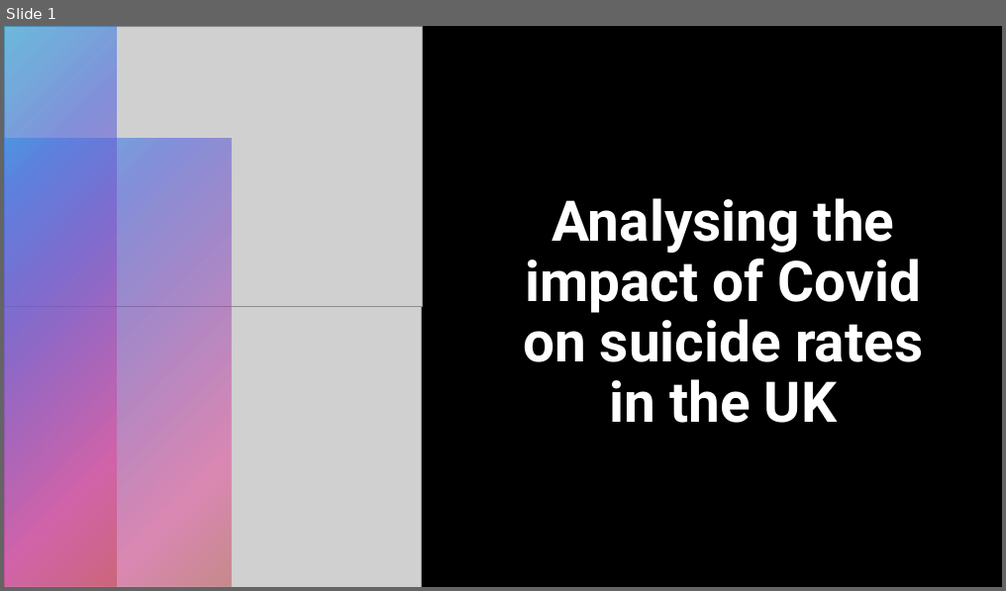
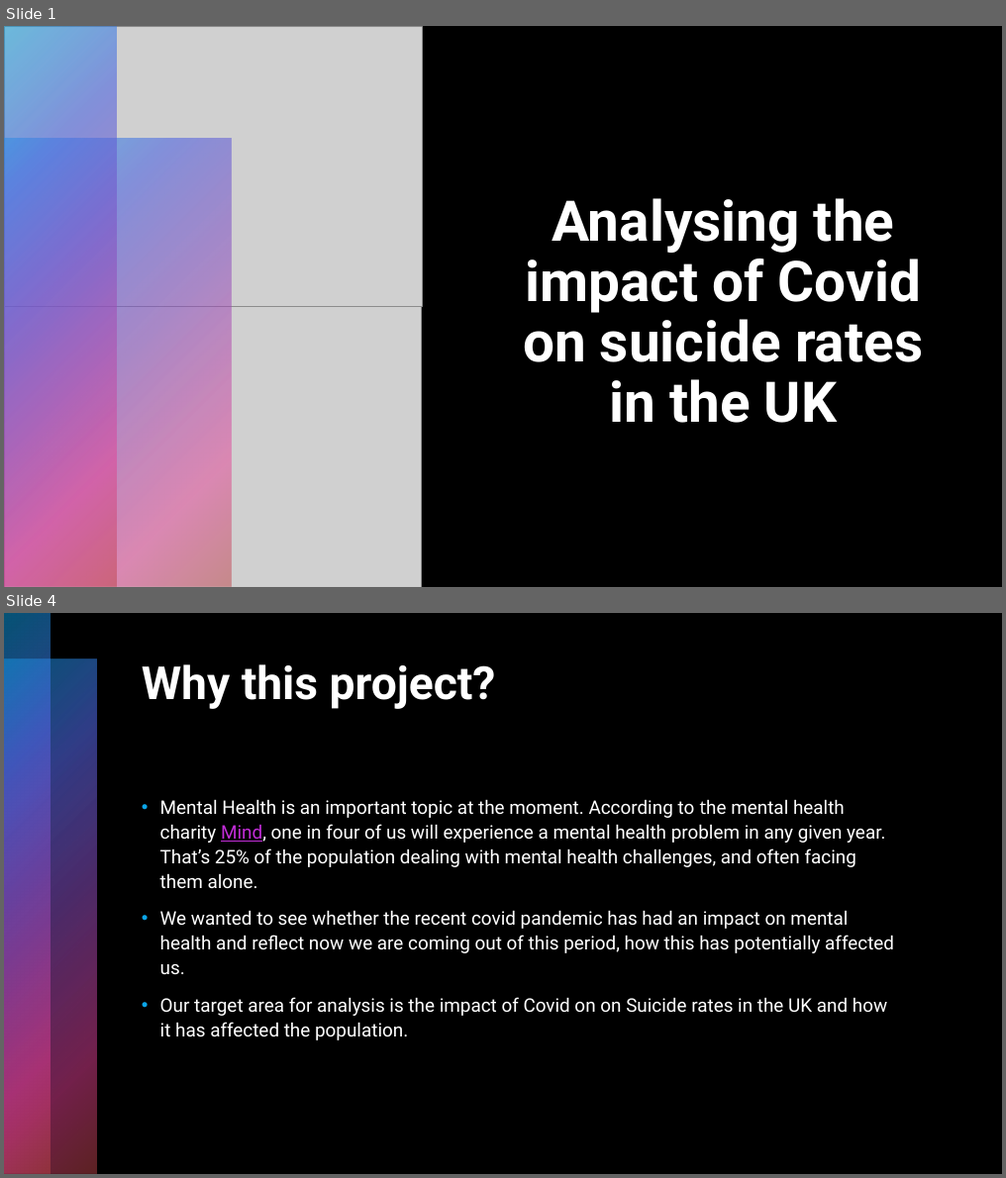
Before and after one commit to HJandu/Project_1_Covid19, a slide deck: Project 1 Presentation.pptx. Shown one above the other, each under a label of ours: slide 1 before the commit, slides 1 and 4 after it; the slides between them are not shown. The pictures are 1006x591 and 1006x1178 pixels, drawn with LibreOffice and Linux fonts; fonts in the diff are those of the drawing; grey boxes stand for pictures. Boxes give left, top, right and bottom in pixels: in the first picture for what was removed or moved away, otherwise in the second. Text is boxed around its words. In the diff, an @@ line names an element or a change of style, - is before the commit and + after.

```diff
--- a/Project 1 Presentation.pptx
+++ b/Project 1 Presentation.pptx
@@ slide 4 added at <box>4,613,1002,1174</box>, background #000000 @@
@@ rectangle added at <box>4,613,51,1174</box>, fill gradient #0BA5E8 to #5066E1 to #894EC0 to #E54196 to #BE4449 @@
@@ rectangle added at <box>4,660,97,1174</box>, fill gradient #0BA5E8 to #5066E1 to #894EC0 to #E54196 to #BE4449 @@
@@ title added at <box>142,664,496,709</box>, 44 pt, text #FFFFFF, bold @@
+Why this project?
@@ text added at <box>160,799,894,1041</box>, 18 pt, text #FFFFFF @@
+• Mental Health is an important topic at the moment. According to the mental health charity Mind, one in four of us will experience a mental health problem in any given year. That’s 25% of the population dealing with mental health challenges, and often facing them alone.
+• We wanted to see whether the recent covid pandemic has had an impact on mental health and reflect now we are coming out of this period, how this has potentially affected us.
+• Our target area for analysis is the impact of Covid on on Suicide rates in the UK and how it has affected the population.
```
Also in this commit, not shown: 22 other slides added.
